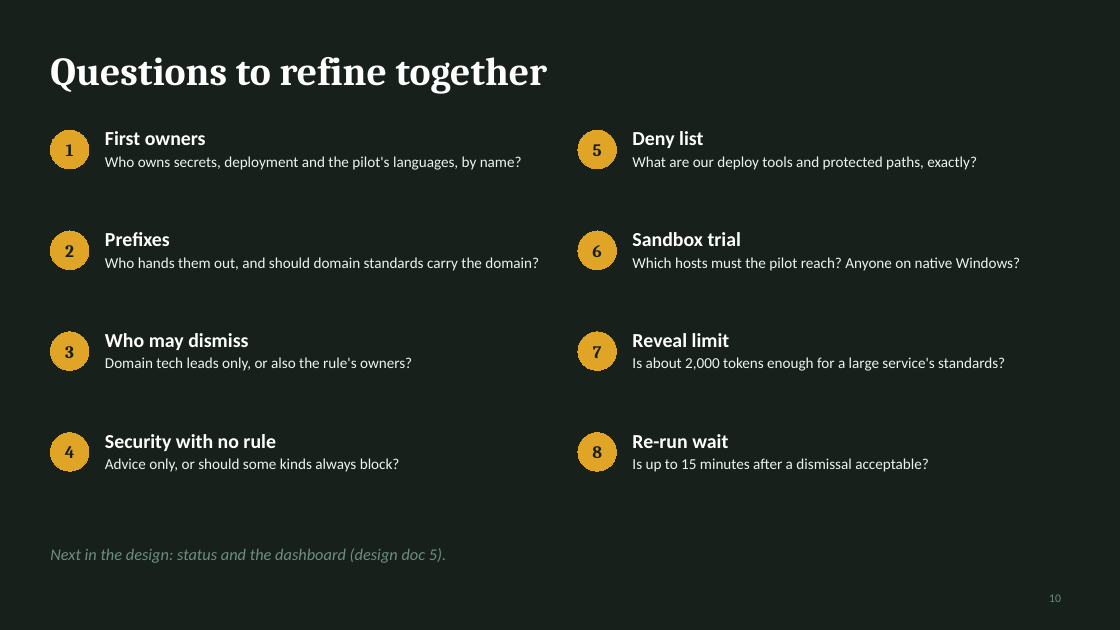
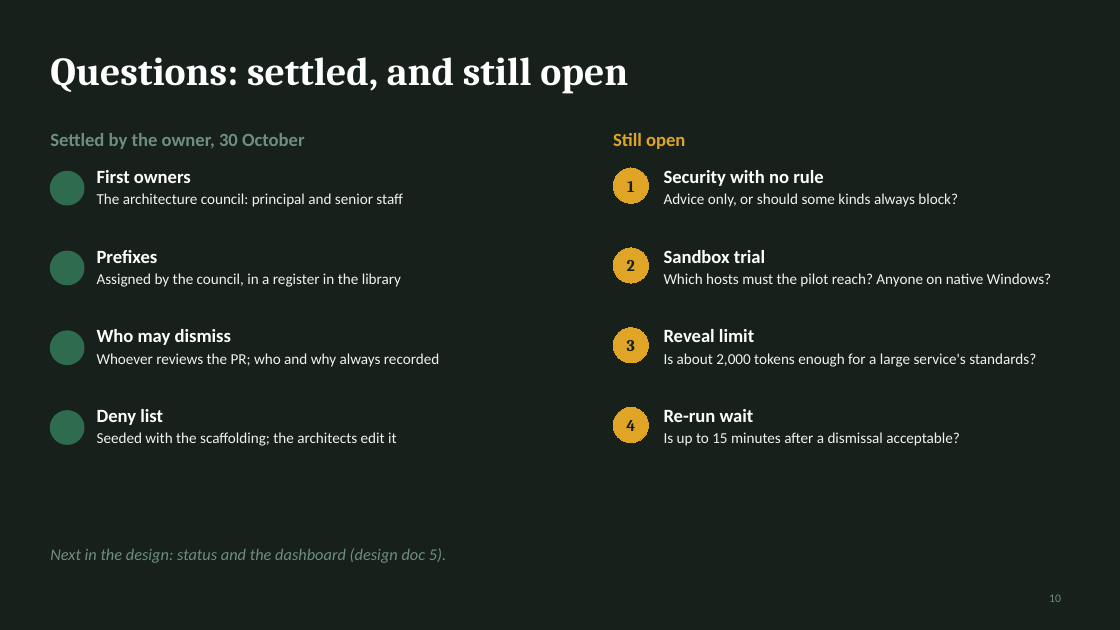
Before and after one commit to rahulnyk/bagheera, a slide deck: slide 10 of docs/design/standards-and-review-walkthrough.pptx. Drawn at 1120x630 pixels with LibreOffice and Linux fonts; fonts in the diff are those of the drawing; background and template pictures are left out. Boxes give left, top, right and bottom in pixels: in the first picture for what was removed or moved away, otherwise in the second. Text is boxed around its words. In the diff, an @@ line names an element or a change of style, - is before the commit and + after.

```diff
--- a/docs/design/standards-and-review-walkthrough.pptx
+++ b/docs/design/standards-and-review-walkthrough.pptx
@@ title at [50,57,628,94]: text changed @@
-Questions to refine together
+Questions: settled, and still open
@@ text added at [50,133,305,149], 16 pt, text #6E8F7E, bold @@
+Settled by the owner, 30 October
@@ text removed at [105,131,522,170] @@
-First owners
-Who owns secrets, deployment and the pilot's languages, by name?
@@ ellipse removed at [578,130,617,169] @@
-5
@@ text added at [613,133,685,149], 16 pt, text #E0A526, bold @@
+Still open
@@ text removed at [632,131,977,170] @@
-Deny list
-What are our deploy tools and protected paths, exactly?
@@ ellipse added at [50,171,84,205], fill #2F6B4F, outline #2F6B4F 1 pt @@
@@ text added at [97,170,403,207], 13 pt, text #EEF3EF @@
+First owners
+The architecture council: principal and senior staff
@@ ellipse "1": place and size @@
-ellipse "1" at [50,130,89,169]
+ellipse "1" at [613,168,649,203]
@@ text at [664,170,824,186]: size 17 to 16 pt in "Security with no rule" @@
@@ text "Security with no rule": place and size @@
-text "Security with no rule" at [105,434,400,472]
+text "Security with no rule" at [664,170,958,207]
@@ text removed at [105,232,539,271] @@
-Prefixes
-Who hands them out, and should domain standards carry the domain?
@@ ellipse removed at [578,231,617,270] @@
-6
@@ ellipse added at [50,251,84,285], fill #2F6B4F, outline #2F6B4F 1 pt @@
@@ text added at [97,250,401,287], 13 pt, text #EEF3EF @@
+Prefixes
+Assigned by the council, in a register in the library
@@ ellipse "2": place and size @@
-ellipse "2" at [50,231,89,270]
+ellipse "2" at [613,248,649,283]
@@ text at [664,250,765,263]: size 17 to 16 pt in "Sandbox trial" @@
@@ text "Sandbox trial": place and size @@
-text "Sandbox trial" at [632,232,1020,271]
+text "Sandbox trial" at [664,250,1051,287]
@@ text at [97,329,231,345]: size 17 to 16 pt in "Who may dismiss" @@
@@ text "Who may dismiss": place and size @@
-text "Who may dismiss" at [105,333,412,371]
+text "Who may dismiss" at [97,329,439,367]
@@ ellipse "3": place and size @@
-ellipse "3" at [50,332,89,371]
+ellipse "3" at [613,328,649,363]
@@ text at [664,329,754,342]: size 17 to 16 pt in "Reveal limit" @@
@@ text "Reveal limit": place and size @@
-text "Reveal limit" at [632,333,1005,371]
+text "Reveal limit" at [664,329,1036,367]
@@ ellipse added at [50,331,84,365], fill #2F6B4F, outline #2F6B4F 1 pt @@
@@ text at [97,353,439,367]: text changed @@
-Domain tech leads only, or also the rule's owners?
+Whoever reviews the PR; who and why always recorded
@@ ellipse removed at [578,332,617,371] @@
-7
@@ ellipse added at [50,411,84,444], fill #2F6B4F, outline #2F6B4F 1 pt @@
@@ text added at [97,409,397,446], 13 pt, text #EEF3EF @@
+Deny list
+Seeded with the scaffolding; the architects edit it
@@ size 15 to 14 pt in 4 elements at [613,168,649,203], [613,248,649,283], [613,328,649,363], [613,408,649,443] @@
@@ ellipse "4": place and size @@
-ellipse "4" at [50,433,89,471]
+ellipse "4" at [613,408,649,443]
@@ text at [664,409,754,422]: size 17 to 16 pt in "Re-run wait" @@
@@ text "Re-run wait": place and size @@
-text "Re-run wait" at [632,434,929,472]
+text "Re-run wait" at [664,409,960,446]
@@ ellipse removed at [578,433,617,471] @@
-8
```
Also in this commit, not shown: 5 other slides changed, 1 other file.
